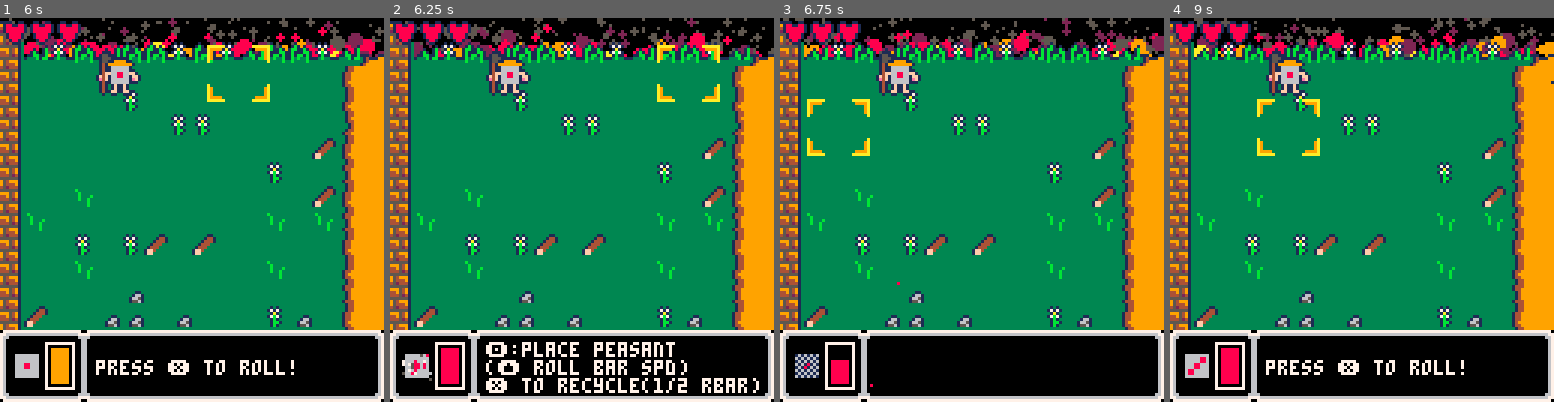
Above: before the commit, frames 1-4 (left to right).
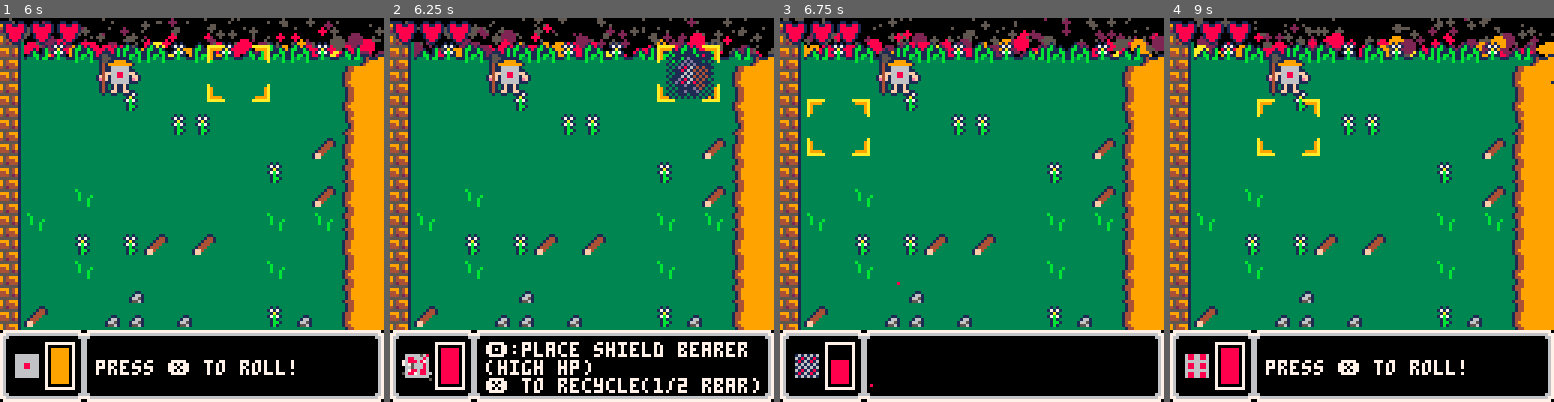
Above: after the commit, the same moments.

Repository: treveron2018/pico8
Game: PICO-8 cartridge diefence.p8
The game is run twice, just before and just after one commit, with the same random seed, the same clock (stepped at 60 frames per second) and the same inputs.
Inputs:
- Up to frame 1 (6 s): tap X (X key) at 0.33, 1.07, 1.85, 2.97, 4.08, 5.2 s; tap O (Z key) at 0.7, 1.7, 2.1, 2.5, 2.9, 3.3, 3.7, 4.1, 4.5, 4.9, 5.3, 5.7 s; hold Right 1.6-2.1 s; hold Up 2.15-2.42 s; hold Right 2.47-3.03 s; hold Left 3.08-3.58 s; hold Down 3.63-3.97 s; hold Right 4.02-4.68 s; hold Up 4.73-5.03 s; hold Left 5.08-5.68 s; hold Down from 5.73 s (still down)
- Up to frame 2 (6.25 s): release Down at 6.03 s; hold Right from 6.08 s (still down); tap O (Z key) at 6.1 s
- Up to frame 3 (6.75 s): tap X (X key) at 6.32 s; tap O (Z key) at 6.5 s; release Right at 6.58 s; hold Right from 6.63 s (still down)
- Up to frame 4 (9 s): tap O (Z key) every 0.4 s from 6.9 to 8.9 s; release Right at 7.13 s; hold Up 7.18-7.45 s; tap X (X key) at 7.43, 8.55 s; hold Right 7.5-8.07 s; hold Left 8.12-8.62 s; hold Down from 8.67 s (still down)

Frame 1 is identical in both runs. In frame 2, 2.6% of the frame differs, in the area x 4-93%, y 8-93%; in frame 3, less than 0.1%; in frame 4, 0.2%.

Commit message:
preview dice

Diff:
--- a/diefence.p8
+++ b/diefence.p8
@@ -270,6 +270,7 @@
 	die_hp()
 	draw_row_cleaners()
 	draw_ci()
+	if(die_loaded)preview()
 end
 -->8
 --grid functions
@@ -386,9 +389,9 @@
 	ui_dice+=1
 	if(ui_dice>6)ui_dice=1
 	if die_ani>=30 then
-	--ui_dice=flr(rnd(6))+1
-	local test={1,6}
-	ui_dice=rnd(test)
+	ui_dice=flr(rnd(6))+1
+--	local test={1,6}
+--	ui_dice=rnd(test)
 	small_explosion(ui_dicex+4,ui_dicey+4)
 	while #dice==0 and ui_dice==6 do
 		ui_dice=flr(rnd(6))+1
@@ -572,6 +575,22 @@
 	if btnp(➡️) then
 		current_dpos+=1
 		if(current_dpos>3)current_dpos=1
+	end
+end
+
+function preview()
+	local sprites={1,33,5,37,9}
+	local even=true
+	for g in all(grid) do
+		if g.selected then
+			spr(sprites[ui_dice],g.diex,g.diey,2,2)
+			if(g.used)pal(1,8)
+			spr(15,g.diex,g.diey)
+			spr(15,g.diex+8,g.diey)
+			spr(15,g.diex,g.diey+8)
+			spr(15,g.diex+8,g.diey+8)
+			pal()
+		end
 	end
 end
 -->8
